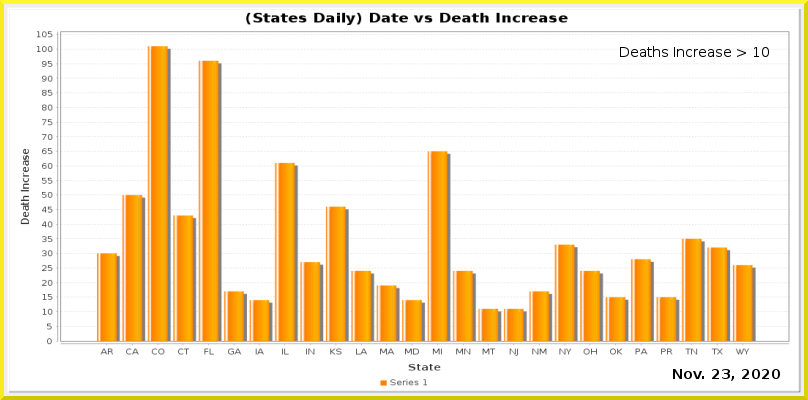
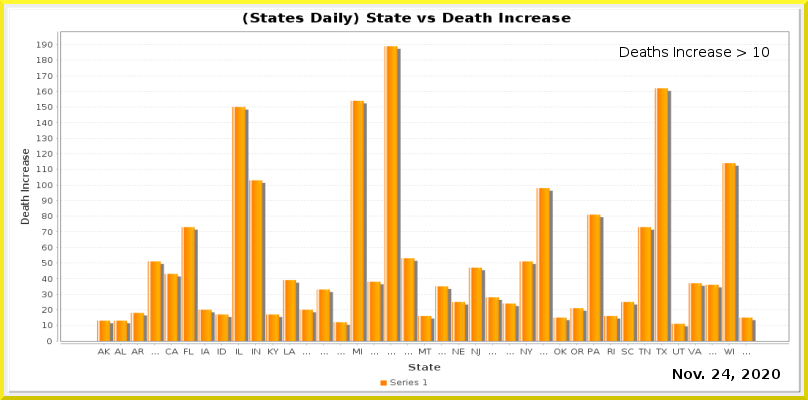
Layers edited between the first and the second 808px x 400px image:
painted on "Current Date" over [722, 369, 730, 379]
painted on "Date_vs_TestIncrease.png" over [36, 12, 789, 356]
